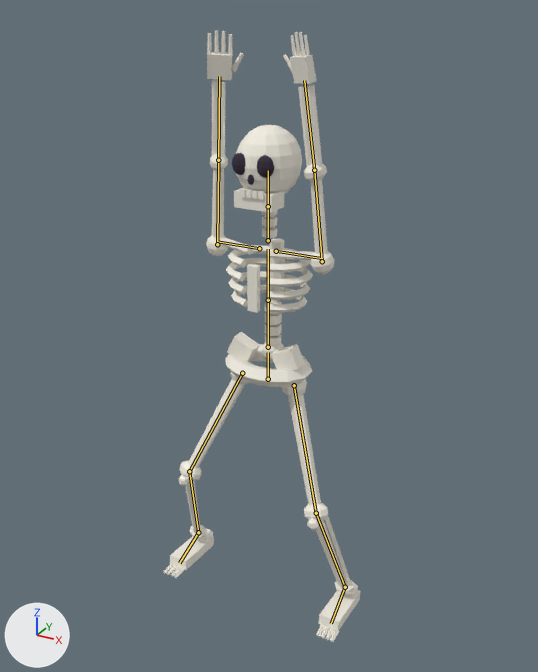
One commit to the glTF model public/assets/coach/coach_skeleton_jacks.glb: the scene before it, then after it.
One viewpoint serves both versions: a camera (50 mm lens) standing at (1.102, -1.997, 2.016) and looking at (0.009, -0.01, 1.023). The lights are fixed; the arrows at lower left show +X, +Y and +Z. The picture after the commit comes second. Both versions are drawn at frame 16 of the action 'demo_loop'; the numbers are the values there. The bones that change, and the others that lie on the model, are drawn over the model as lines.

In view in the first picture: 'CoachBones'.
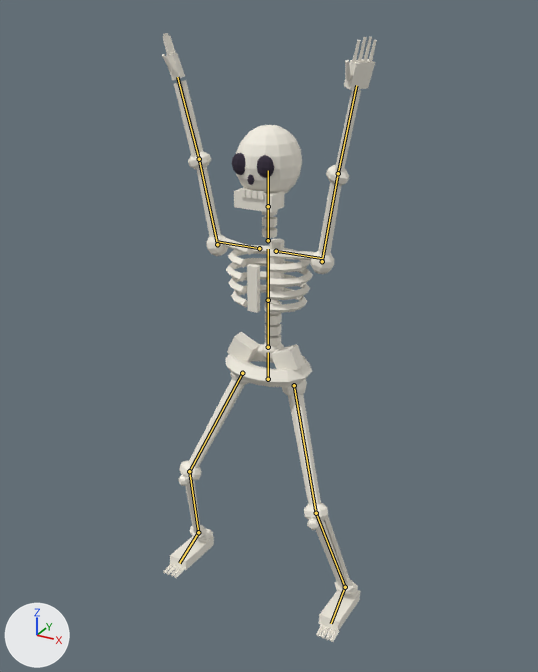
Location of each change, [x1, y1, x2, y2] in pixels of the pictures (538 x 672 px):
'CoachBones', posed (9% wider)
    before: [163, 30, 361, 642]
    after: [162, 33, 377, 642]
bone 'upper_arm.L', root to tip
    before: (322, 261) to (314, 170)
    after: (322, 261) to (338, 173)
bone 'upper_arm.R', root to tip
    before: (217, 244) to (218, 160)
    after: (217, 244) to (199, 159)

Patch to the scene script:
```diff
--- a/public/assets/coach/coach_skeleton_jacks.glb.py
+++ b/public/assets/coach/coach_skeleton_jacks.glb.py
@@ bone_upper_arm_l @@
 bone_upper_arm_l = bpy.data.objects['Coach'].pose.bones['upper_arm.L']  # child of 'shoulder.L'
-bone_upper_arm_l.rotation_quaternion = (0.035, -0.778, 0.0, -0.627)  # degrees (-165, -77, -12)
+bone_upper_arm_l.rotation_quaternion = (0.152, -0.076, 0.0, -0.986)  # degrees (-1, -9, -162)
@@ bone_upper_arm_r @@
 bone_upper_arm_r = bpy.data.objects['Coach'].pose.bones['upper_arm.R']  # child of 'shoulder.R'
-bone_upper_arm_r.rotation_quaternion = (0.035, -0.778, 0.0, 0.627)  # degrees (-165, 77, 12)
+bone_upper_arm_r.rotation_quaternion = (0.152, -0.076, 0.0, 0.986)  # degrees (-1, 9, 162)
```
